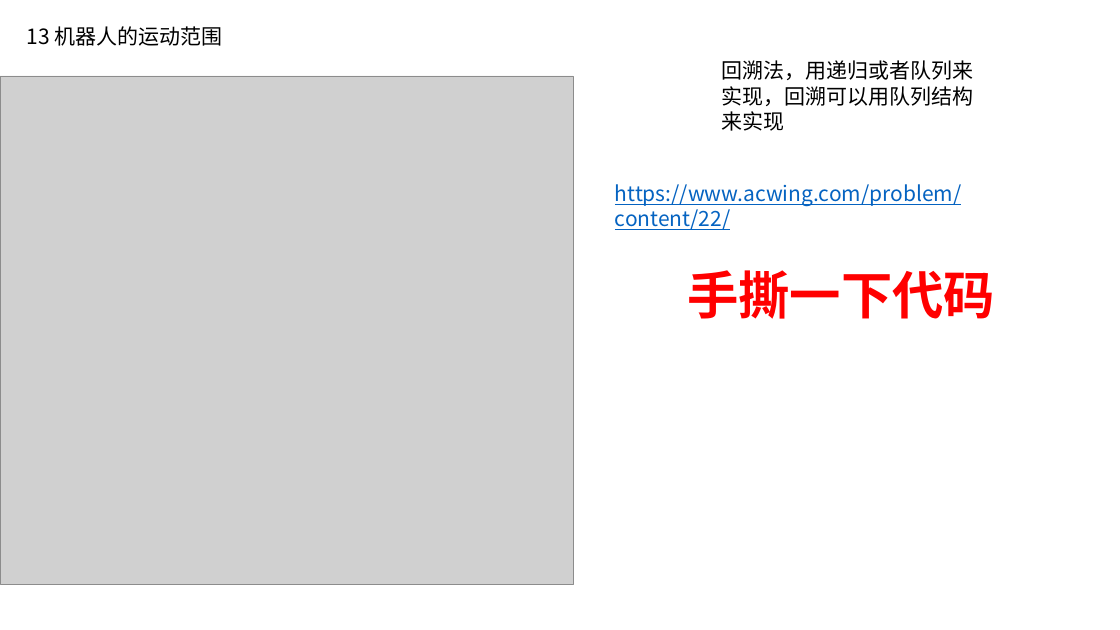
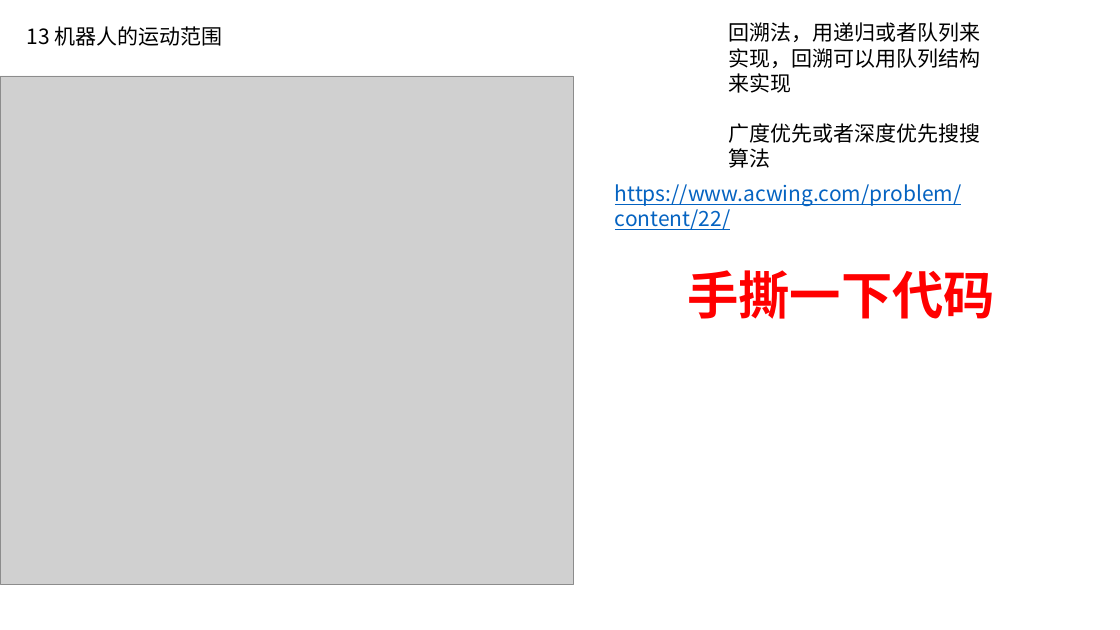
Before and after one commit to xiaojkql/Interview-Prepare, a slide deck: slide 15 of 数据结构和算法/剑指offer.pptx. Drawn at 1120x630 pixels with LibreOffice and Linux fonts; fonts in the diff are those of the drawing; grey boxes stand for pictures. Boxes give left, top, right and bottom in pixels: in the first picture for what was removed or moved away, otherwise in the second. Text is boxed around its words. In the diff, an @@ line names an element or a change of style, - is before the commit and + after.

```diff
--- a/数据结构和算法/剑指offer.pptx
+++ b/数据结构和算法/剑指offer.pptx
@@ text "回溯法，用递归或者队列来实现，回溯可以用队列结构来实现" moved from (x1=721, y1=60, x2=973, y2=131) to (x1=728, y1=22, x2=980, y2=168) @@
@@ text at (x1=728, y1=123, x2=980, y2=168): paragraph added @@
+广度优先或者深度优先搜搜算法
```
Also in this commit, not shown: 10 other slides changed, 5 other files.
